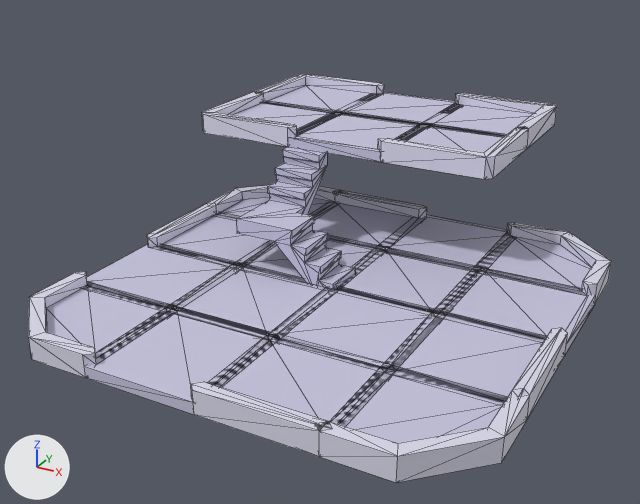
The FBX model Assets/Models/hub3.fbx: old version first, new version second.
Rendered twice from a 50 mm lens placed at (3.8, -7.73, 3.54), pointed at (0.32, -1.41, 0.38). Arrows for +X, +Y and +Z are at lower left; the lights stay in place. Mesh edges are drawn as thin lines. Where no turn or scale is listed for an object, it has been applied to the vertices. Vertices at the same position are counted once.

Objects in the first picture: 'mergedBlocks'.
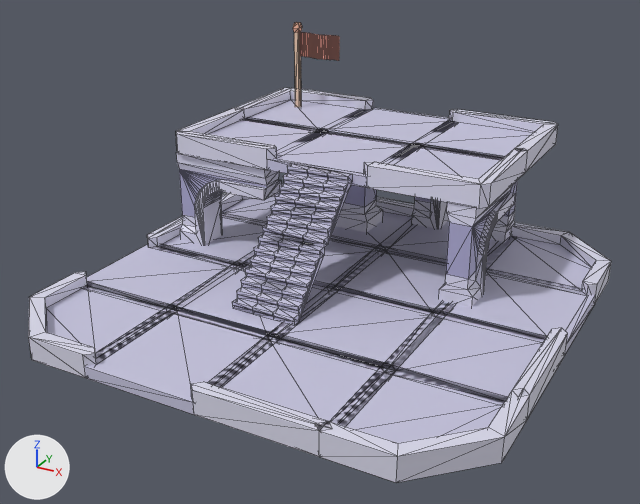
What changed in the scene script:
```text
Add mat_wood_clone:
    mat_wood_clone = principled_material('wood(Clone)')
    mat_wood_clone.base_color = (0.84, 0.435, 0.305)  # beige #ecb096
    mat_wood_clone.roughness = 0.553
Add mat_woodlight_clone:
    mat_woodlight_clone = principled_material('woodLight(Clone)')
    mat_woodlight_clone.base_color = (0.816, 0.58, 0.42)  # beige #e9c8ad
    mat_woodlight_clone.roughness = 0.553
Add mat_stonedark_clone:
    mat_stonedark_clone = principled_material('stoneDark(Clone)')
    mat_stonedark_clone.base_color = (0.403, 0.39, 0.594)  # blue #aaa8cb
    mat_stonedark_clone.roughness = 0.553
Add mat_bricks_clone:
    mat_bricks_clone = principled_material('bricks(Clone)')
    mat_bricks_clone.base_color = (1.0, 0.392, 0.306)  # pink #ffa896
    mat_bricks_clone.roughness = 0.553
Change me_mesh:
    used by ob_mergedblocks; location = (0.0, 0.0, 0.0)
    remove me_mesh.from_pydata(...)  # 450 vertices, 944 faces; spans x -1.56..2.56, y -3.56..1.56, z 0.0..1.2
    add me_mesh.from_pydata(...)  # 1196 vertices, 2490 faces; spans x -1.56..2.56, y -3.56..0.86, z 0.0..2.0
    me_mesh part 1: the loose piece of 39 vertices spanning x -0.56..1.56, y 0.44..1.56, z 1.0..1.2 is moved by (0.2, -0.7, 0.0)
    me_mesh part 2: the loose piece of 24 vertices spanning x 0.44..1.56, y -0.56..0.56, z 1.0..1.2 is moved by (0.2, -0.7, 0.0)
    me_mesh part 3: the loose piece of 44 vertices spanning x -1.56..-0.44, y -0.56..1.56, z 1.0..1.2 is moved by (0.2, -0.7, 0.0)
    me_mesh part 4: the loose piece of 16 vertices spanning x -0.56..0.56, y -0.56..0.56, z 1.0..1.1 is moved by (0.2, -0.7, 0.0)
    me_mesh part 5: a new loose piece of 244 vertices spanning x -0.05..0.55, y -2.26..-1.25, z 0.1..1.1, in mat_stone_clone (light grey #c7c5df)
    me_mesh part 6: a new loose piece of 210 vertices spanning x 0.5..1.5, y 0.25..0.55, z 0.0..1.0
    me_mesh part 7: a new loose piece of 122 vertices spanning x 1.4..1.7, y -1.25..-0.25, z 0.0..1.0
    me_mesh part 8: a new loose piece of 122 vertices spanning x -1.35..-0.35, y -1.25..-0.95, z 0.0..1.0
    me_mesh part 9: a new loose piece of 90 vertices spanning x -1.04..-0.5, y 0.46..0.54, z 1.0..2.0
    me_mesh part 10: a new loose piece of 28 vertices spanning x -0.19..0.19, y -0.19..0.19, z 0.0..1.0
    me_mesh part 11
    70 vertices are removed from x -0.5..0.52, y -1.5..-0.5, z 0.0..1.0
    165 faces are deleted
    29 new faces join them, mat_stone_clone (light grey #c7c5df)
    add me_mesh.materials.append(mat_woodlight_clone)  # beige #e9c8ad
    add me_mesh.materials.append(mat_wood_clone)  # beige #ecb096
    add me_mesh.materials.append(mat_bricks_clone)  # pink #ffa896
    add me_mesh.materials.append(mat_stonedark_clone)  # blue #aaa8cb
```

Boxes [x1, y1, x2, y2] around the edits, measured in the pictures (640 x 504 px; the box of a moved part takes in the faces that stretch with it):
'mergedBlocks', reshaped (13% taller)
    before: [29, 74, 611, 483]
    after: [29, 22, 611, 483]
part 1 of me_mesh, moved or reshaped
    before: [334, 92, 557, 148]
    after: [320, 108, 558, 172]
part 2 of me_mesh, moved or reshaped
    before: [378, 123, 529, 179]
    after: [364, 144, 528, 208]
part 3 of me_mesh, moved or reshaped
    before: [202, 74, 384, 147]
    after: [176, 88, 373, 170]
part 4 of me_mesh, moved or reshaped
    before: [288, 112, 431, 162]
    after: [267, 129, 423, 188]
part 5 of me_mesh, added
    after: [232, 163, 352, 325]
part 6 of me_mesh, added
    after: [412, 180, 518, 242]
part 7 of me_mesh, added
    after: [439, 186, 515, 307]
part 8 of me_mesh, added
    after: [176, 152, 281, 245]
part 9 of me_mesh, added
    after: [293, 22, 339, 107]
part 10 of me_mesh, added
    after: [335, 185, 383, 232]
part 11 of me_mesh, cut back
    before: [236, 147, 516, 334]
    after: [268, 221, 516, 335]
